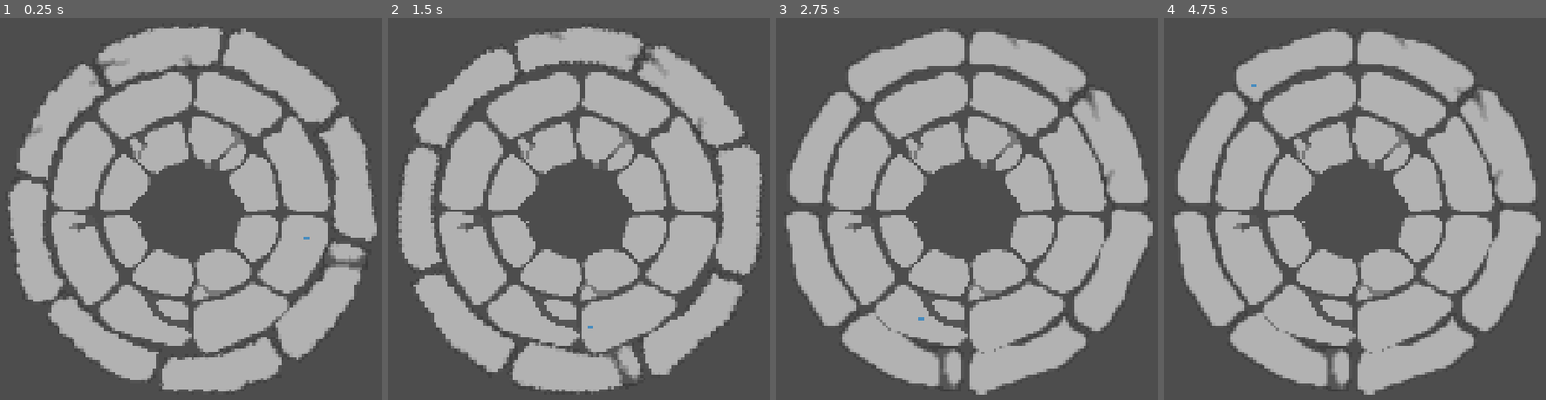
Above: before the commit, frames 1-4 (left to right).
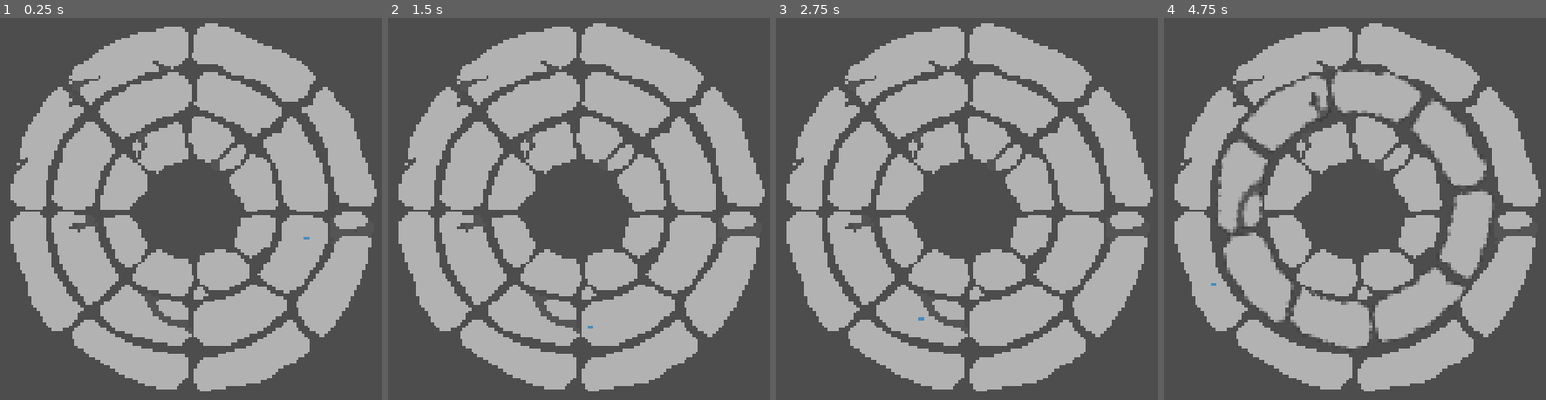
Above: after the commit, the same moments.

Repository: theophylaktos/sanocho-ygda-jam-2026
Game: Godot game, scene res://main/main.tscn
The game is run twice, just before and just after one commit, with the same random seed, the same clock (stepped at 60 frames per second) and the same inputs. The engine's default icon, where the game draws it, is replaced by a stand-in: a white triangle on a blue panel in a dark square.
Inputs:
- Up to frame 1 (0.25 s): no input
- Up to frame 2 (1.5 s): no input
- Up to frame 3 (2.75 s): no input
- Up to frame 4 (4.75 s): tap Enter at 2.75 s

The runs differ from the first frame. In frame 1, 10% of the frame differs, in the area x 2-99%, y 1-98%; in frame 2, 11%; in frame 3, 9.0%; in frame 4, 15%, in the area x 2-99%, y 1-99%.

Commit message:
umm stuff

Diff:
--- a/globals/game_state/game_state.gd
+++ b/globals/game_state/game_state.gd
@@ -2,7 +2,6 @@
 
 var object_locations: Array[Array] = []
 
-var angle: Array[float] = [22.5, 67.5, 112.5, 157.5, 202.5, 247.5, 292.5, 337.5]
 var distance: Array[int] = [25, 41, 57]
 
 func _init() -> void:
@@ -30,19 +29,29 @@
 
 	tween.parallel().tween_property(local, "position", Vector2(distance[ring], 0), time)
 
-func rotateRing(ring: int, ring_parent: Node, degree: int, direction: int, time: float):
+func rotateRing(ring: int, ring_parent: Node, degree: int, time: float):
 	var tween: Tween = get_tree().create_tween()
-	tween.tween_property(ring_parent, "rotation", ring_parent.rotation + (degree * (PI / 4)), time)
-	#for node in ring_parent:
-		#tween.parallel().tween_property(node, "rotation", node.rotation + angle[degree], time)
+	for node in ring_parent.get_children():
+		tween.parallel().tween_property(node, "rotation", node.rotation + (degree * (PI / 4)), time)
 
-	#if direction == 1:
-		#var temp: Node = object_locations[ring][7]
-		#for i in object_locations[ring].size() - 2:
-			#object_locations[ring][i] = object_locations[ring][i+1]
-		#object_locations[ring][0] = temp
-	#if direction == -1:
-		#var temp: Node = object_locations[ring][0]
-		#for i in object_locations[ring].size() - 2:
-			#object_locations[ring][i+1] = object_locations[ring][i]
-		#object_locations[ring][7] = temp
+	print(object_locations[ring])
+	for i in object_locations[ring].size():
+		var node: Node2D = object_locations[ring][i]
+		print(node)
+		if node != null:
+			GameState.positionNode(node, node.local, degree + node.location.x, node.location.y, time)
+
+	for i in abs(degree):
+		rotateOnce(ring, degree)
+
+func rotateOnce(ring: int, degree: int):
+	if degree > 0:
+		var temp: Node = object_locations[ring][-1]
+		for i in range(1, object_locations[0].size() - 1):
+			object_locations[ring][-i] = object_locations[ring][-i - 1]
+		object_locations[ring][0] = temp
+	if degree < 0:
+		var temp: Node = object_locations[ring][0]
+		for i in range(0, object_locations[0].size() - 1):
+			object_locations[ring][i] = object_locations[ring][i + 1]
+		object_locations[ring][-1] = temp
--- a/main/main.gd
+++ b/main/main.gd
@@ -1,4 +1,5 @@
 extends Node2D
 
 func _ready() -> void:
-	GameState.rotateRing(1, $Rings/RingOne, 2, 1, 2)
+	await get_tree().create_timer(3).timeout
+	GameState.rotateRing(1, $Rings/RingOne, 2, 2)
--- a/main/main.tscn
+++ b/main/main.tscn
@@ -2,17 +2,33 @@
 
 [ext_resource type="PackedScene" uid="uid://m2cldvo15avu" path="res://player/player.tscn" id="1_53q0u"]
 [ext_resource type="Script" uid="uid://b3j75vuo2n56a" path="res://main/main.gd" id="1_kfbq2"]
-[ext_resource type="Texture2D" uid="uid://d2difdoi4qxr2" path="res://1 assets/programmer_art/ringone.png" id="3_kfbq2"]
-[ext_resource type="Texture2D" uid="uid://w0u5i3jfysl6" path="res://1 assets/programmer_art/ringthree.png" id="4_4dugh"]
-[ext_resource type="Texture2D" uid="uid://day272fq88gjy" path="res://1 assets/programmer_art/ringtwo.png" id="5_67ri8"]
-[ext_resource type="Shader" uid="uid://d27onf0kabegd" path="res://main/testpixelation.gdshader" id="6_grrlh"]
+[ext_resource type="Texture2D" uid="uid://b844x83kfl874" path="res://1 assets/art/ring_segments/ring_zero/r0c0.png" id="2_d00gp"]
+[ext_resource type="Texture2D" uid="uid://d2a8eacsnsakn" path="res://1 assets/art/ring_segments/ring_zero/r0c1.png" id="3_d8vpj"]
+[ext_resource type="Texture2D" uid="uid://badm1i6s07jwe" path="res://1 assets/art/ring_segments/ring_zero/r0c2.png" id="4_qs5eo"]
+[ext_resource type="Texture2D" uid="uid://b2khgmi4rmfjx" path="res://1 assets/art/ring_segments/ring_zero/r0c3.png" id="5_frbr6"]
+[ext_resource type="Texture2D" uid="uid://jinfgtto2bnf" path="res://1 assets/art/ring_segments/ring_zero/r0c4.png" id="6_o8j3b"]
+[ext_resource type="Texture2D" uid="uid://d246vnuhe8nsw" path="res://1 assets/art/ring_segments/ring_zero/r0c5.png" id="7_wpkmi"]
+[ext_resource type="Texture2D" uid="uid://b2jfvw0fdjh0g" path="res://1 assets/art/ring_segments/ring_zero/r0c6.png" id="8_o0l78"]
+[ext_resource type="Texture2D" uid="uid://cietnbyv7yhre" path="res://1 assets/art/ring_segments/ring_zero/r0c7.png" id="9_576ah"]
+[ext_resource type="Texture2D" uid="uid://cxevy2nad3jra" path="res://1 assets/art/ring_segments/ring_one/r1c0.png" id="10_wpvt5"]
+[ext_resource type="Texture2D" uid="uid://bmab4xyhw36gx" path="res://1 assets/art/ring_segments/ring_one/r1c1.png" id="11_amlcg"]
+[ext_resource type="Texture2D" uid="uid://bs7e1177dmucx" path="res://1 assets/art/ring_segments/ring_one/r1c2.png" id="12_ue0mw"]
+[ext_resource type="Texture2D" uid="uid://c4qs7qpt0p8av" path="res://1 assets/art/ring_segments/ring_one/r1c3.png" id="13_vqjab"]
+[ext_resource type="Texture2D" uid="uid://byvokk82kfw4e" path="res://1 assets/art/ring_segments/ring_one/r1c4.png" id="14_h3axc"]
+[ext_resource type="Texture2D" uid="uid://c6pp73ueyswkp" path="res://1 assets/art/ring_segments/ring_one/r1c5.png" id="15_d7rgo"]
+[ext_resource type="Texture2D" uid="uid://ca4f6i7br1qvt" path="res://1 assets/art/ring_segments/ring_one/r1c6.png" id="16_yjufm"]
+[ext_resource type="Texture2D" uid="uid://4wcbl7nkwqgr" path="res://1 assets/art/ring_segments/ring_one/r1c7.png" id="17_phifs"]
+[ext_resource type="Texture2D" uid="uid://bbgonrl7rbr33" path="res://1 assets/art/ring_segments/ring_two/r2c0.png" id="18_cgvj2"]
+[ext_resource type="Texture2D" uid="uid://jxyo8a3nn0if" path="res://1 assets/art/ring_segments/ring_two/r2c1.png" id="19_t1yuj"]
+[ext_resource type="Texture2D" uid="uid://cyq1igfj3vuem" path="res://1 assets/art/ring_segments/ring_two/r2c2.png" id="20_4pcu1"]
+[ext_resource type="Texture2D" uid="uid://pejl532r14ww" path="res://1 assets/art/ring_segments/ring_two/r2c3.png" id="21_7eg6f"]
+[ext_resource type="Texture2D" uid="uid://cncjbmt3maw6b" path="res://1 assets/art/ring_segments/ring_two/r2c4.png" id="22_rue0h"]
+[ext_resource type="Texture2D" uid="uid://6g0stwxgvxmr" path="res://1 assets/art/ring_segments/ring_two/r2c5.png" id="23_c5cfd"]
+[ext_resource type="Texture2D" uid="uid://dre2n1vuvoela" path="res://1 assets/art/ring_segments/ring_two/r2c6.png" id="24_v40no"]
+[ext_resource type="Texture2D" uid="uid://rb15wpl8xhcx" path="res://1 assets/art/ring_segments/ring_two/r2c7.png" id="25_omb8t"]
 
 [sub_resource type="ViewportTexture" id="ViewportTexture_fngjv"]
 viewport_path = NodePath("Rings")
-
-[sub_resource type="ShaderMaterial" id="ShaderMaterial_kfbq2"]
-shader = ExtResource("6_grrlh")
-shader_parameter/pixel_size = 1
 
 [node name="Main" type="Node2D" unique_id=1035895957]
 script = ExtResource("1_kfbq2")
@@ -27,19 +43,106 @@
 transparent_bg = true
 size = Vector2i(128, 128)
 
-[node name="RingOne" type="Sprite2D" parent="Rings" unique_id=1621549551]
-material = SubResource("ShaderMaterial_kfbq2")
+[node name="RingZero" type="Node" parent="Rings" unique_id=1347991085]
+
+[node name="RingZeroColumnZero" type="Sprite2D" parent="Rings/RingZero" unique_id=315688134]
 position = Vector2(64, 64)
-scale = Vector2(0.9999999, 0.9999999)
-texture = ExtResource("3_kfbq2")
+texture = ExtResource("2_d00gp")
 
-[node name="RingTwo" type="Sprite2D" parent="Rings" unique_id=1586691060]
+[node name="RingZeroColumnOne" type="Sprite2D" parent="Rings/RingZero" unique_id=617920536]
 position = Vector2(64, 64)
-scale = Vector2(0.99999994, 0.99999994)
-texture = ExtResource("5_67ri8")
+texture = ExtResource("3_d8vpj")
 
-[node name="RingThree" type="Sprite2D" parent="Rings" unique_id=905247666]
+[node name="RingZeroColumnTwo" type="Sprite2D" parent="Rings/RingZero" unique_id=415670308]
 position = Vector2(64, 64)
-texture = ExtResource("4_4dugh")
+texture = ExtResource("4_qs5eo")
+
+[node name="RingZeroColumnThree" type="Sprite2D" parent="Rings/RingZero" unique_id=1095777117]
+position = Vector2(64, 64)
+texture = ExtResource("5_frbr6")
+
+[node name="RingZeroColumnFour" type="Sprite2D" parent="Rings/RingZero" unique_id=384439720]
+position = Vector2(64, 64)
+texture = ExtResource("6_o8j3b")
+
+[node name="RingZeroColumnFive" type="Sprite2D" parent="Rings/RingZero" unique_id=581291986]
+position = Vector2(64, 64)
+texture = ExtResource("7_wpkmi")
+
+[node name="RingZeroColumnSix" type="Sprite2D" parent="Rings/RingZero" unique_id=1587661817]
+position = Vector2(64, 64)
+texture = ExtResource("8_o0l78")
+
+[node name="RingZeroColumnSeven" type="Sprite2D" parent="Rings/RingZero" unique_id=1067779858]
+position = Vector2(64, 64)
+texture = ExtResource("9_576ah")
+
+[node name="RingOne" type="Node" parent="Rings" unique_id=1553571108]
+
+[node name="RingOneColumnZero" type="Sprite2D" parent="Rings/RingOne" unique_id=1853399899]
+position = Vector2(64, 64)
+texture = ExtResource("10_wpvt5")
+
+[node name="RingOneColumnOne" type="Sprite2D" parent="Rings/RingOne" unique_id=423557463]
+position = Vector2(64, 64)
+texture = ExtResource("11_amlcg")
+
+[node name="RingOneColumnTwo" type="Sprite2D" parent="Rings/RingOne" unique_id=623328059]
+position = Vector2(64, 64)
+texture = ExtResource("12_ue0mw")
+
+[node name="RingOneColumnThree" type="Sprite2D" parent="Rings/RingOne" unique_id=712680317]
+position = Vector2(64, 64)
+texture = ExtResource("13_vqjab")
+
+[node name="RingOneColumnFour" type="Sprite2D" parent="Rings/RingOne" unique_id=1189529540]
+position = Vector2(64, 64)
+texture = ExtResource("14_h3axc")
+
+[node name="RingOneColumnFive" type="Sprite2D" parent="Rings/RingOne" unique_id=1936289453]
+position = Vector2(64, 64)
+texture = ExtResource("15_d7rgo")
+
+[node name="RingOneColumnSix" type="Sprite2D" parent="Rings/RingOne" unique_id=524437188]
+position = Vector2(64, 64)
+texture = ExtResource("16_yjufm")
+
+[node name="RingOneColumnSeven" type="Sprite2D" parent="Rings/RingOne" unique_id=1704957075]
+position = Vector2(64, 64)
+texture = ExtResource("17_phifs")
+
+[node name="RingTwo" type="Node" parent="Rings" unique_id=1781961767]
+
+[node name="RingTwoColumnZero" type="Sprite2D" parent="Rings/RingTwo" unique_id=1614920035]
+position = Vector2(64, 64)
+texture = ExtResource("18_cgvj2")
+
+[node name="RingTwoColumnOne" type="Sprite2D" parent="Rings/RingTwo" unique_id=1544064860]
+position = Vector2(64, 64)
+texture = ExtResource("19_t1yuj")
+
+[node name="RingTwoColumnTwo" type="Sprite2D" parent="Rings/RingTwo" unique_id=1321618704]
+position = Vector2(64, 64)
+texture = ExtResource("20_4pcu1")
+
+[node name="RingTwoColumnThree" type="Sprite2D" parent="Rings/RingTwo" unique_id=1742880759]
+position = Vector2(64, 64)
+texture = ExtResource("21_7eg6f")
+
+[node name="RingTwoColumnFour" type="Sprite2D" parent="Rings/RingTwo" unique_id=1221252572]
+position = Vector2(64, 64)
+texture = ExtResource("22_rue0h")
+
+[node name="RingTwoColumnFive" type="Sprite2D" parent="Rings/RingTwo" unique_id=333340784]
+position = Vector2(64, 64)
+texture = ExtResource("23_c5cfd")
+
+[node name="RingTwoColumnSix" type="Sprite2D" parent="Rings/RingTwo" unique_id=1214005517]
+position = Vector2(64, 64)
+texture = ExtResource("24_v40no")
+
+[node name="RingTwoColumnSeven" type="Sprite2D" parent="Rings/RingTwo" unique_id=1620759178]
+position = Vector2(64, 64)
+texture = ExtResource("25_omb8t")
 
 [node name="Global" parent="." unique_id=2070042470 instance=ExtResource("1_53q0u")]
--- a/player/player.gd
+++ b/player/player.gd
@@ -1,15 +1,17 @@
 extends Node2D
 
 @export var location: Vector2 = Vector2(0,0)
+@export var local: Node2D
 
 # Called when the node enters the scene tree for the first time.
 func _ready() -> void:
+	pass
 	GameState.positionNode(self, $Local, 2, 1, 2)
-	print(GameState.object_locations)
-	await get_tree().create_timer(3).timeout
-	GameState.positionNode(self, $Local, 5, 2, 2)
-	print(GameState.object_locations)
-	await get_tree().create_timer(3).timeout
+	#print(GameState.object_locations)
+	#await get_tree().create_timer(3).timeout
+	#GameState.positionNode(self, $Local, 5, 2, 2)
+	#print(GameState.object_locations)
+	#await get_tree().create_timer(3).timeout
 
 func _process(_delta: float) -> void:
 	pass
--- a/player/player.tscn
+++ b/player/player.tscn
@@ -3,8 +3,9 @@
 [ext_resource type="Texture2D" uid="uid://bgpt8mmii3gp3" path="res://1 assets/icon.svg" id="1_glpr6"]
 [ext_resource type="Script" uid="uid://br3436ss5tv3p" path="res://player/player.gd" id="1_pjt0s"]
 
-[node name="Player" type="Node2D" unique_id=2070042470]
+[node name="Player" type="Node2D" unique_id=2070042470 node_paths=PackedStringArray("local")]
 script = ExtResource("1_pjt0s")
+local = NodePath("Local")
 
 [node name="Local" type="Node2D" parent="." unique_id=772166326]
 position = Vector2(41, 0)
Binary file added: 1 assets/art/ring_segments/ring_one/r1c0.png
Not shown, added: 1 assets/art/ring_segments/ring_one/r1c0.png.import
Binary file added: 1 assets/art/ring_segments/ring_one/r1c1.png
Not shown, added: 1 assets/art/ring_segments/ring_one/r1c1.png.import
Binary file added: 1 assets/art/ring_segments/ring_one/r1c2.png
Not shown, added: 1 assets/art/ring_segments/ring_one/r1c2.png.import
Binary file added: 1 assets/art/ring_segments/ring_one/r1c3.png
Not shown, added: 1 assets/art/ring_segments/ring_one/r1c3.png.import
Binary file added: 1 assets/art/ring_segments/ring_one/r1c4.png
Not shown, added: 1 assets/art/ring_segments/ring_one/r1c4.png.import
Binary file added: 1 assets/art/ring_segments/ring_one/r1c5.png
Not shown, added: 1 assets/art/ring_segments/ring_one/r1c5.png.import
(and 37 more such lines)
